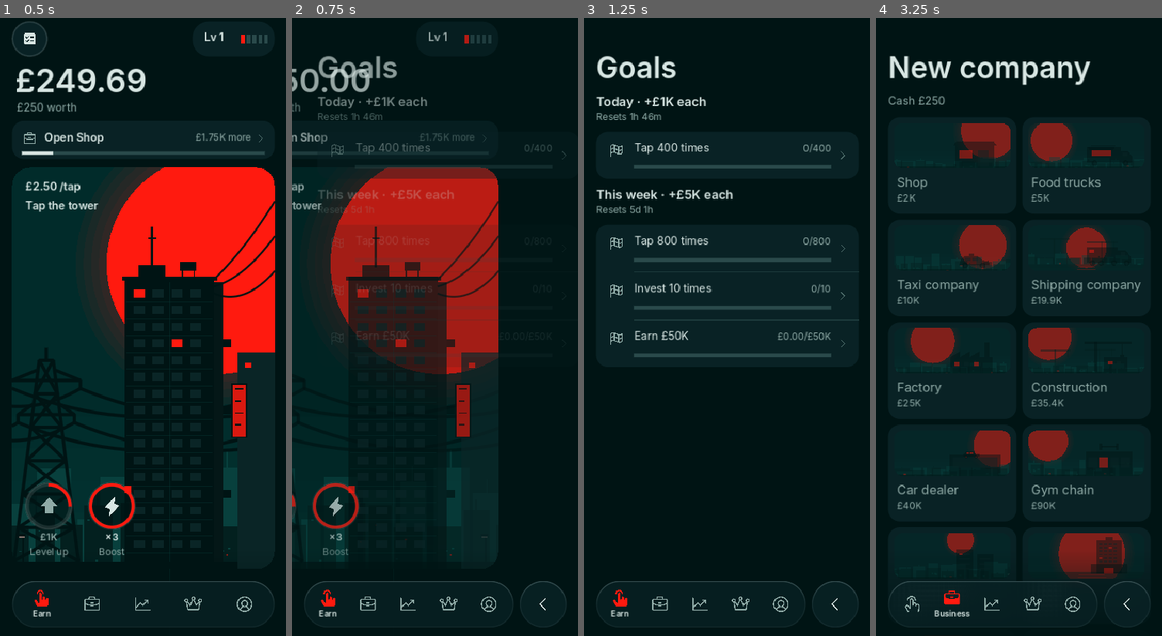
Above: before the commit, frames 1-4 (left to right).
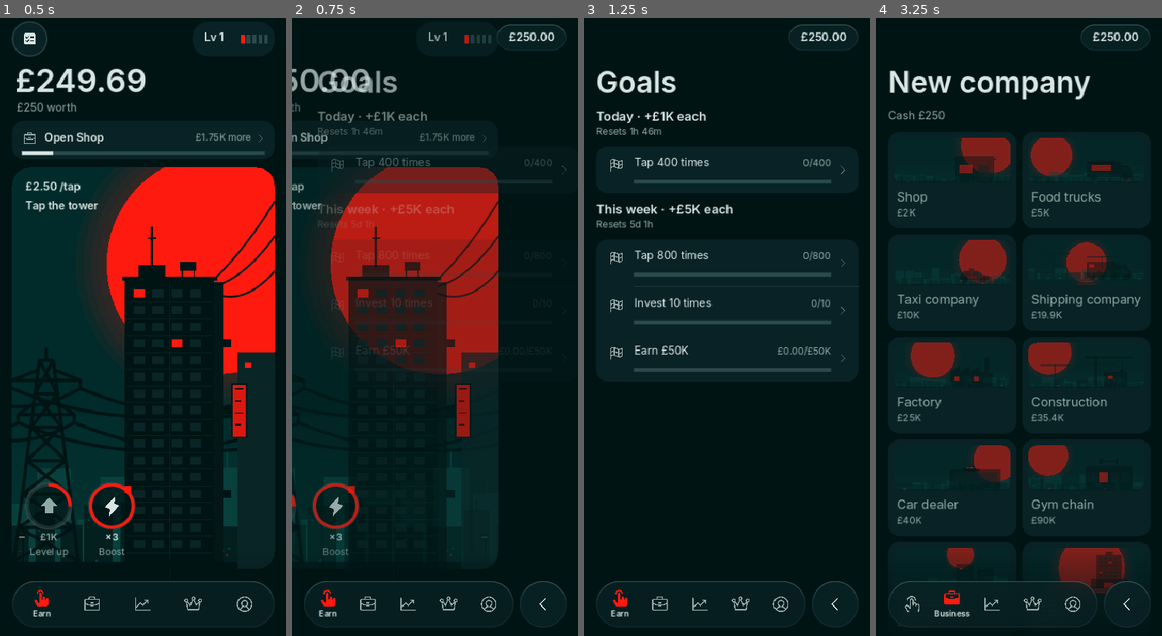
Above: after the commit, the same moments.

Repository: ytjustjosh17-cpu/MCG
Game: Godot game, scene res://scenes/main.tscn
The game is run twice, just before and just after one commit, with the same random seed, the same clock (stepped at 60 frames per second) and the same inputs.
Inputs (mouse positions are in pixels of both pictures, inside the frame that each line leads up to; where the layout moved, square brackets give the same spot in the first picture):
- Up to frame 1 (0.5 s): no input
- Up to frame 2 (0.75 s): click (320, 36) at 0.5 s
- Up to frame 3 (1.25 s): no input
- Up to frame 4 (3.25 s): click "Tap 400 times" at 1.25 s; click "Open Shop" at 2 s; click (1019, 135) [1019, 129] at 2.75 s

Frame 1 is identical in both runs. In frame 2, 3.9% of the frame differs, in the area x 8-96%, y 1-58%; in frame 3, 8.3%; in frame 4, 14%, in the area x 4-96%, y 1-94%.

Commit message:
Show spendable cash at the top right of every screen
Owner couldn't tell how much cash they had on company and other pages. A
small glass pill shows cash to the penny (short above £10M) at the top
right on every screen except Earn, fixed while scrolling. Page tops get a
48 px gap so titles sit below it.

Co-Authored-By: Claude Opus 5.5 <noreply@anthropic.com>
Claude-Session: https://claude.ai/code/session_01G43aEuqkjUy83khniNYyKE

Diff:
--- a/game/scripts/main.gd
+++ b/game/scripts/main.gd
@@ -9,6 +9,8 @@
 var _back_armed := false
 var _stack: Array = []
 var back_btn: Button   # bottom right, under the thumb; shown while a page is open
+var cash_pill: Control  # top right on every screen but Earn: what you can spend
+var _cash_l: Label
 var _last_push_ms := -10000
 
 
@@ -120,6 +122,20 @@
 			_pop_from(_stack.back()))
 	Kit.press_fx(back_btn)
 	add_child(back_btn)
+	# Cash you can spend, always in view (Earn already shows it big).
+	cash_pill = GlassPanel.new(20.0, Color(0.035, 0.133, 0.145, 0.85), 10.0)
+	cash_pill.name = "CashPill"
+	cash_pill.mouse_filter = Control.MOUSE_FILTER_IGNORE
+	cash_pill.anchor_left = 1.0
+	cash_pill.anchor_right = 1.0
+	_cash_l = UI.label("", 15, UI.TEXT, true)
+	_cash_l.mouse_filter = Control.MOUSE_FILTER_IGNORE
+	_cash_l.horizontal_alignment = HORIZONTAL_ALIGNMENT_CENTER
+	_cash_l.vertical_alignment = VERTICAL_ALIGNMENT_CENTER
+	_cash_l.set_anchors_and_offsets_preset(Control.PRESET_FULL_RECT)
+	cash_pill.add_child(_cash_l)
+	add_child(cash_pill)
+	Game.changed.connect(_update_cash)
 
 	get_viewport().size_changed.connect(_apply_safe_area)
 	_apply_safe_area()
@@ -241,6 +257,7 @@
 	GameLog.info("ui", "Tab %s" % NavBar.TABS[i][1])
 	var dir := 1.0 if i > _current else -1.0
 	_current = i
+	_update_cash()
 	_nav.set_active(i)
 	Kit.tick(6)
 	# Old page fades out quickly, new page fades in with a short slide.
@@ -326,6 +343,22 @@
 	back_btn.offset_bottom = _nav.offset_bottom
 	back_btn.offset_top = _nav.offset_top
 	_sync_back()
+	_update_cash()
+
+
+func _update_cash() -> void:
+	## Top-right cash pill: hidden on Earn (the big number is there already).
+	if cash_pill == null:
+		return
+	cash_pill.visible = _current != 0 or not _stack.is_empty()
+	if not cash_pill.visible:
+		return
+	_cash_l.text = Game.cash_text(Game.cash)
+	var w := maxf(96.0, _cash_l.get_theme_font("font").get_string_size(_cash_l.text, HORIZONTAL_ALIGNMENT_LEFT, -1, 15).x + 32.0)
+	cash_pill.offset_right = -16.0
+	cash_pill.offset_left = -16.0 - w
+	cash_pill.offset_top = Kit.top_inset + 8.0
+	cash_pill.offset_bottom = Kit.top_inset + 8.0 + 36.0
 
 
 func _sync_back() -> void:
@@ -334,6 +367,7 @@
 	if back_btn == null:
 		return
 	back_btn.visible = open
+	_update_cash()
 	_nav.offset_right = -(16 + 64 + 8) if open else -16
 
 
--- a/game/scripts/page.gd
+++ b/game/scripts/page.gd
@@ -41,7 +41,7 @@
 	margin.add_child(body)
 	# Back lives in the bottom bar now (main.gd), so every page starts with the same gap.
 	var gap := Control.new()
-	gap.custom_minimum_size = Vector2(0, 28 if has_back else 44)
+	gap.custom_minimum_size = Vector2(0, 48)   # room for the cash pill at the top right
 	body.add_child(gap)
 	if title != "":
 		_title_label = UI.display(title, 40)
Not shown, changed: CHANGELOG.md
Not shown, changed: docs/DESIGN.md
